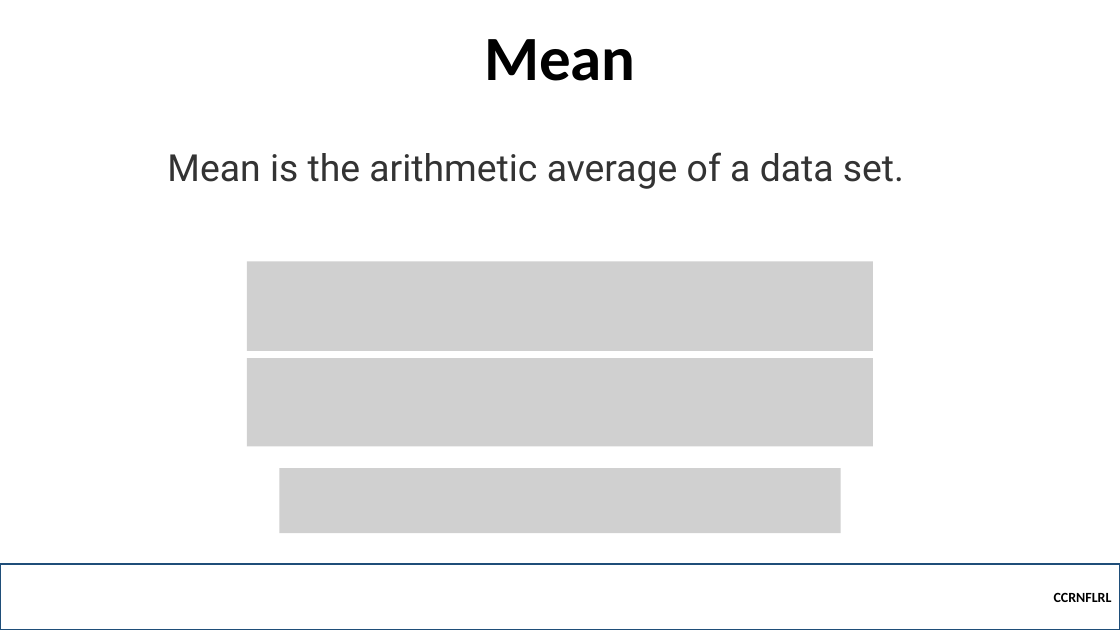
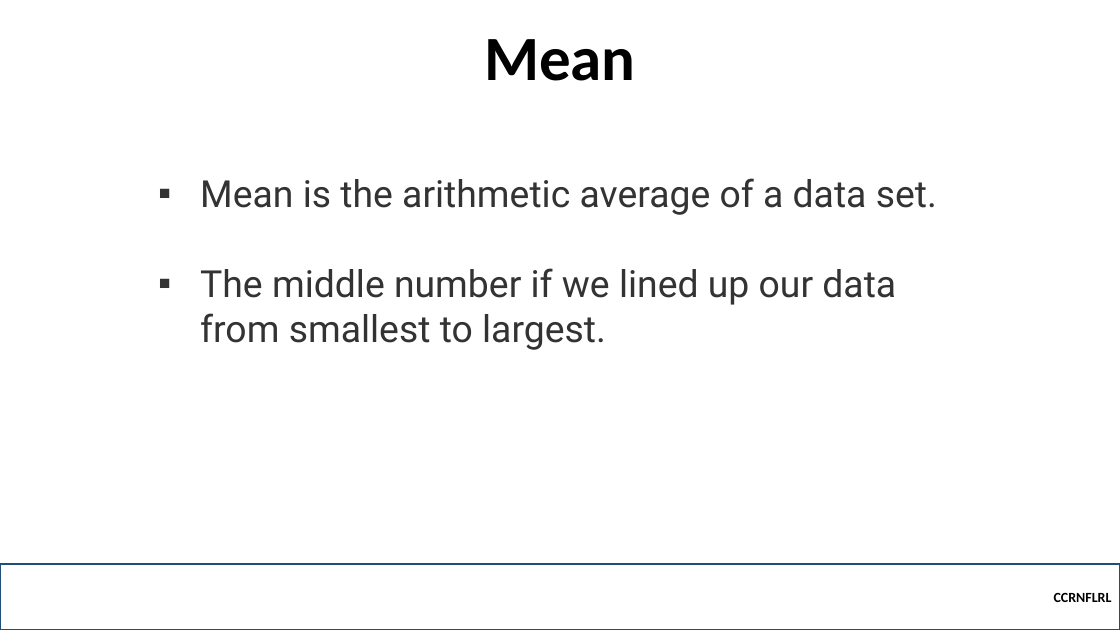
Before and after one commit to robitussin/CCRNFLRL, a slide deck: slide 5 of week_1/Statistics Review.pptx (slide 3 before the commit). Drawn at 1120x630 pixels with LibreOffice and Linux fonts; fonts in the diff are those of the drawing; grey boxes stand for pictures; background and template pictures are left out. Boxes give left, top, right and bottom in pixels: in the first picture for what was removed or moved away, otherwise in the second. Text is boxed around its words. In the diff, an @@ line names an element or a change of style, - is before the commit and + after.

```diff
--- a/week_1/Statistics Review.pptx
+++ b/week_1/Statistics Review.pptx
@@ text "Mean is the arithmetic average ...": place and size @@
-text "Mean is the arithmetic average ..." at [167,152,904,189]
+text "Mean is the arithmetic average ..." at [200,178,937,350]
@@ text at [200,178,937,215]: bullet none to ▪ @@
@@ text at [200,268,896,350]: paragraph added @@
+▪ The middle number if we lined up our data from smallest to largest.
@@ picture removed at [247,261,873,350] @@
@@ picture removed at [247,358,873,446] @@
@@ picture removed at [280,468,841,533] @@
```
Also in this commit, not shown: 7 other slides changed, 25 slides added, 2 other files.
